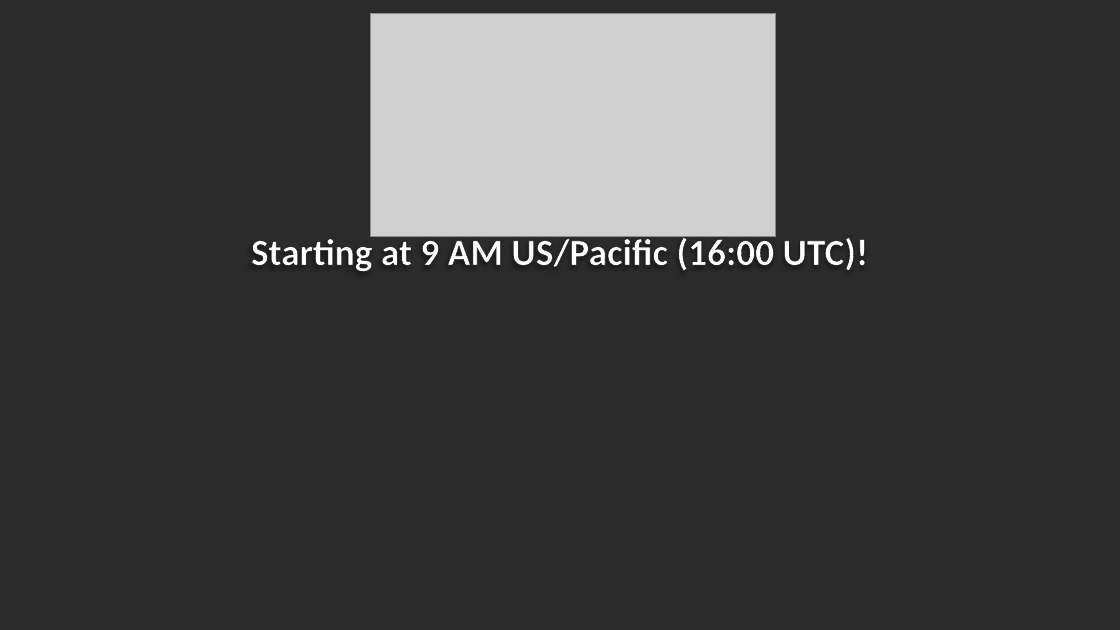
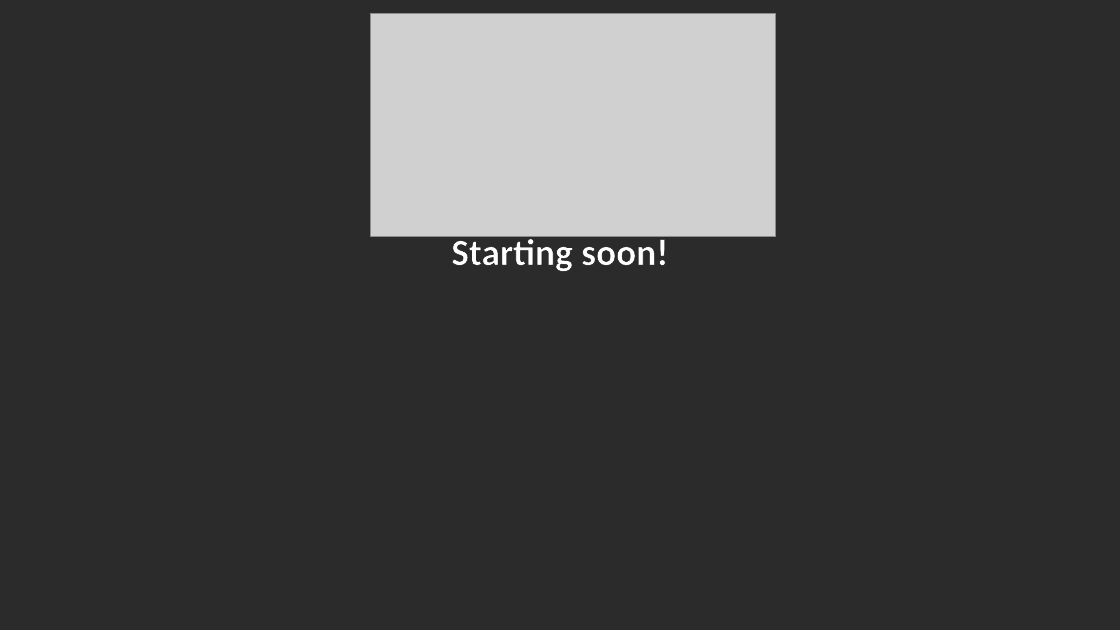
Before and after one commit to CamSoper/thedotnetdocs, a slide deck: slide 1 of media/bumpers/Bumpers.pptx. Drawn at 1120x630 pixels with LibreOffice and Linux fonts; fonts in the diff are those of the drawing; grey boxes stand for pictures; background and template pictures are left out; a plain dark background stands for a picture behind light text. Boxes give left, top, right and bottom in pixels: in the first picture for what was removed or moved away, otherwise in the second. Text is boxed around its words. In the diff, an @@ line names an element or a change of style, - is before the commit and + after.

```diff
--- a/media/bumpers/Bumpers.pptx
+++ b/media/bumpers/Bumpers.pptx
@@ text at (451,234,668,271): text changed @@
-Starting at 9 AM US/Pacific (16:00 UTC)!
+Starting soon!
```
Also in this commit, not shown: 1 other slide changed, 1 slide removed, 3 other files.
